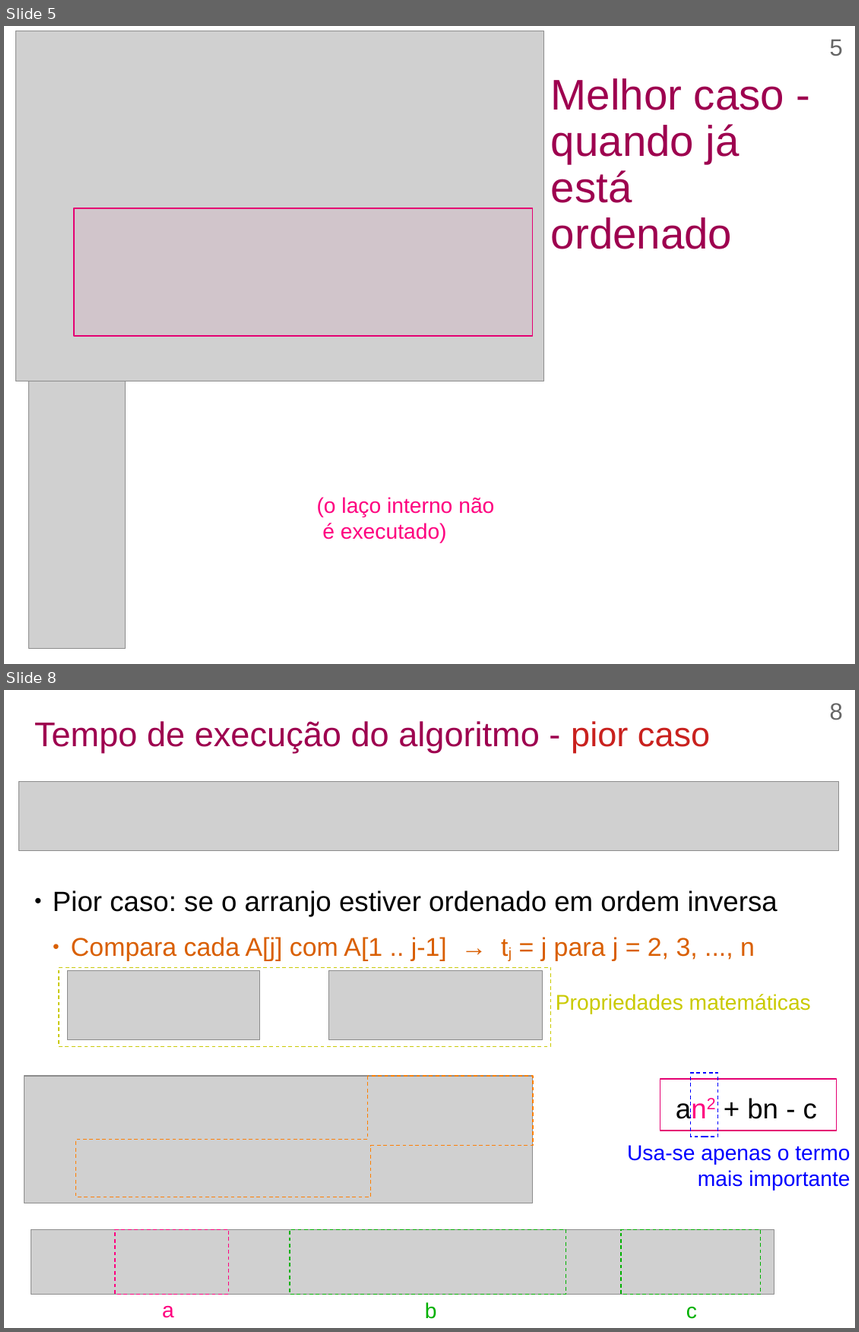
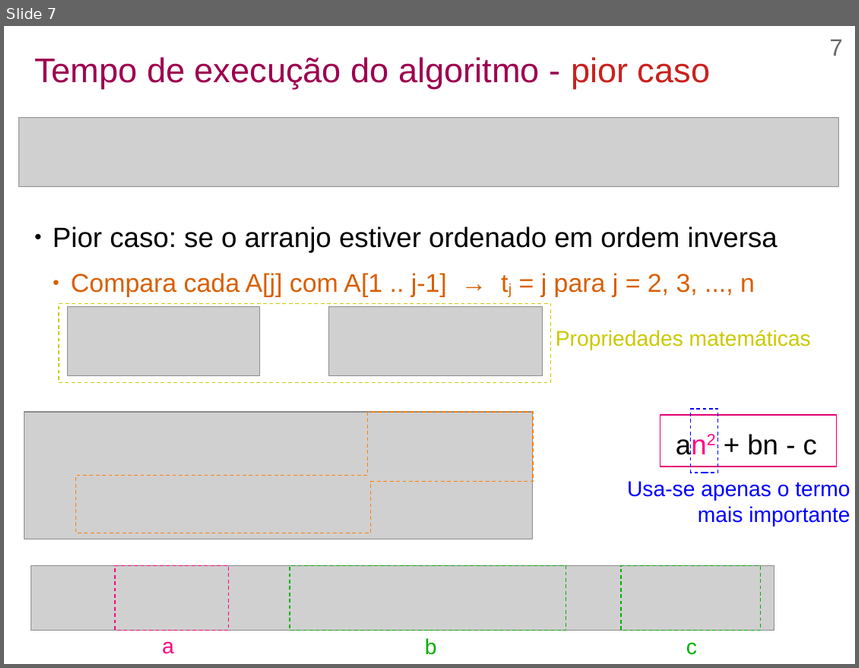
Before and after one commit to efurlanm/teaching, a slide deck: aed/AED-U1S3-Complexidade.odp. Shown one above the other, each under a label of ours: slides 5 and 8 before the commit, slide 7 after it; the slides between them are not shown. The pictures are 859x1332 and 859x668 pixels, drawn with LibreOffice and Linux fonts; fonts in the diff are those of the drawing; grey boxes stand for pictures; background and template pictures are left out. Boxes give left, top, right and bottom in pixels: in the first picture for what was removed or moved away, otherwise in the second. Text is boxed around its words. In the diff, an @@ line names an element or a change of style, - is before the commit and + after.

```diff
--- a/aed/AED-U1S3-Complexidade.odp
+++ b/aed/AED-U1S3-Complexidade.odp
@@ slide 5 removed at box(4, 26, 855, 664), background #FFFFFF @@
@@ picture removed at box(15, 31, 544, 382) @@
@@ page number removed at box(830, 39, 843, 56) @@
-5
@@ title removed at box(551, 78, 785, 249) @@
-Melhor caso - quando já está ordenado
@@ rectangle removed at box(74, 208, 533, 336) @@
@@ picture removed at box(29, 380, 126, 649) @@
@@ text removed at box(317, 497, 494, 544) @@
-(o laço interno não
-é executado)
@@ what was slide 8 is now slide 7 @@
@@ page number at box(830, 39, 843, 56): text changed @@
-8
+7
```
Also in this commit, not shown: 7 slides changed, 1 slide added, 1 other file.
